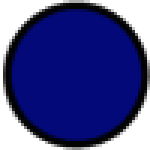
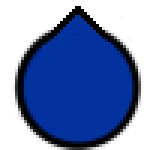
The second 150×150 image is a revision of the first. Changes to its layers:
painted on "Inner" over [9, 9, 144, 144]
painted on "Ring" over [3, 0, 150, 150]
